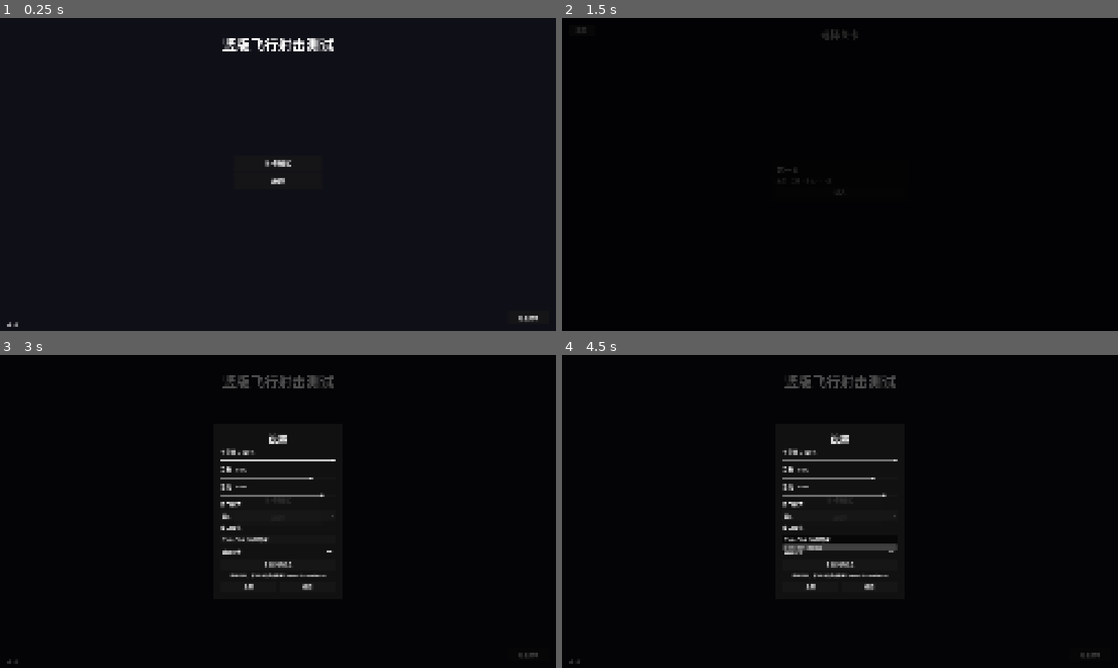
Above: before the commit, frames 1-4 (two rows, left to right).
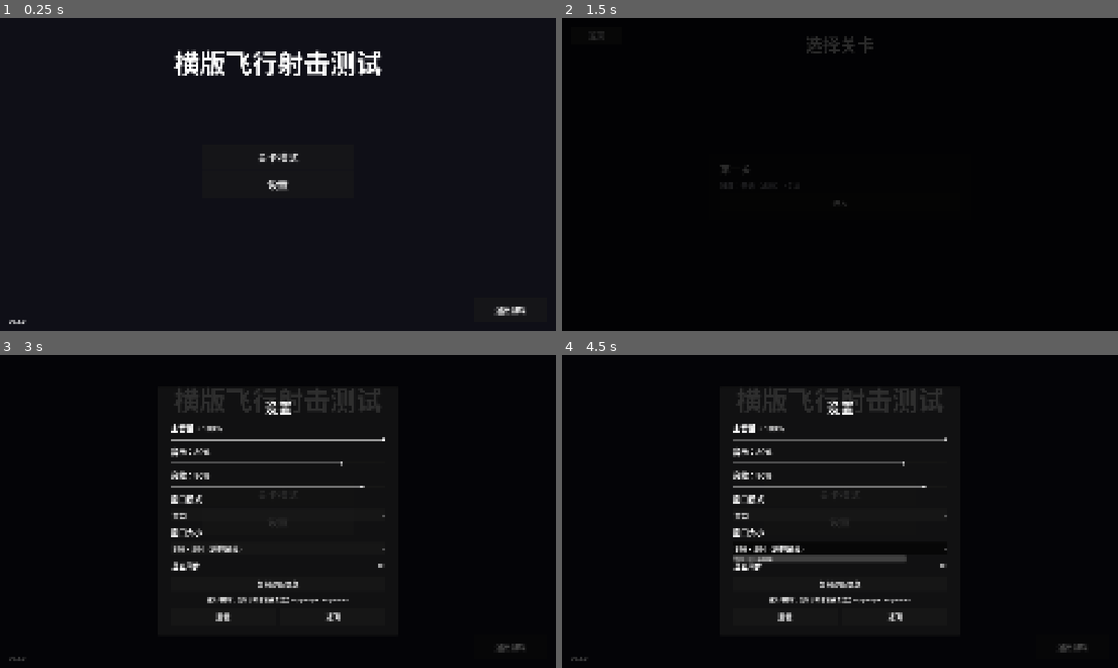
Above: after the commit, the same moments.

Repository: lzh9715/Vertical_Shooter
Game: Godot game, scene res://scenes/ui/MainMenu.tscn
Same seed, same stepped clock (60 frames per second), same inputs: the game is played once before the commit and once after it.
Inputs (mouse positions are in pixels of both pictures, inside the frame that each line leads up to):
- Up to frame 1 (0.25 s): no input
- Up to frame 2 (1.5 s): click "关卡模式" at 0.5 s; click "返回" at 1.25 s
- Up to frame 3 (3 s): move the mouse to (400, 495) at 2.02 s; hold D (move_right) 2.03-2.75 s; click "设置" at 2.75 s
- Up to frame 4 (4.5 s): click "窗口" at 3.5 s; click "896 × 504（适应屏幕）" at 4.25 s

The runs differ from the first frame. In frame 1, 2.9% of the frame differs, in the area x 1-97%, y 6-99%; in frame 2, 0.5%; in frame 3, 5.6%; in frame 4, 6.7%.

Commit message:
feat: 横版 UI 适配与上边缘包抄敌人
- 主菜单、暂停、设置、结算、奖励、事件、关卡选择、HUD、Boss 血条、地图按 2560×1440 重排
- 原本从左侧出场的波次改为从右上边缘向下进入
- 支持 Top_To_Bottom 方向与阵型旋转
- 主菜单标题改为横版测试

Diff:
--- a/data/FormationData.gd
+++ b/data/FormationData.gd
@@ -48,4 +48,5 @@
 	match direction:
 		"Right_To_Left": return PI
 		"Left_To_Right": return 0.0
+		"Top_To_Bottom": return PI * 0.5
 		_: return PI      # 横版默认向左
--- a/data/Test_Queue.tres
+++ b/data/Test_Queue.tres
@@ -11,7 +11,7 @@
 [resource]
 script = ExtResource("2_0qft0")
 enemy_data = ExtResource("1_0qft0")
-anchor = Vector2(-1.2, -0.06)
-direction = "Left_To_Right"
+anchor = Vector2(0.65, -1.2)
+direction = "Top_To_Bottom"
 movement = SubResource("Resource_6act0")
 metadata/_custom_type_script = "uid://b243fk7jdlvh2"
--- a/data/Wave_RewardRush.tres
+++ b/data/Wave_RewardRush.tres
@@ -18,8 +18,8 @@
 repeat = 10
 group_interval = 0.35
 enemy_data = ExtResource("2_m8lrc")
-anchor = Vector2(1.2, 0)
-direction = "Right_To_Left"
+anchor = Vector2(0.65, -1.2)
+direction = "Top_To_Bottom"
 
 [sub_resource type="Resource" id="Resource_e8rjn"]
 script = ExtResource("1_4knwc")
--- a/enemy.gd
+++ b/enemy.gd
@@ -81,6 +81,7 @@
 	match direction:
 		"Right_To_Left": return Vector2.LEFT
 		"Left_To_Right": return Vector2.RIGHT
+		"Top_To_Bottom": return Vector2.DOWN
 		_: return Vector2.LEFT
 
 # ---------- 攻击序列 ----------
--- a/project.godot
+++ b/project.godot
@@ -70,16 +70,17 @@
 2d_physics/layer_2="player_bullet"
 2d_physics/layer_3="enemy"
 
-[physics]
-
-3d/physics_engine="Jolt Physics"
-
 [logging]
 
 file_logging/enable_file_logging=true
 file_logging/max_log_files=5
 
+[physics]
+
+3d/physics_engine="Jolt Physics"
+
 [rendering]
+
 rendering_device/driver.windows="d3d12"
 renderer/rendering_method="gl_compatibility"
 renderer/rendering_method.mobile="gl_compatibility"
--- a/scenes/battle/Battle.tscn
+++ b/scenes/battle/Battle.tscn
@@ -29,25 +29,27 @@
 [node name="CanvasLayer" type="CanvasLayer" parent="." unique_id=968548100]
 
 [node name="Label" type="Label" parent="CanvasLayer" unique_id=209205065]
-offset_left = 1.0
-offset_top = 49.0
-offset_right = 125.0
-offset_bottom = 104.0
-theme_override_font_sizes/font_size = 40
+offset_left = 40.0
+offset_top = 30.0
+offset_right = 640.0
+offset_bottom = 90.0
+theme_override_font_sizes/font_size = 48
 text = "得分：0"
 
 [node name="GoldLabel" type="Label" parent="CanvasLayer" unique_id=481701930]
-offset_right = 40.0
-offset_bottom = 23.0
-theme_override_font_sizes/font_size = 40
+offset_left = 40.0
+offset_top = 110.0
+offset_right = 640.0
+offset_bottom = 170.0
+theme_override_font_sizes/font_size = 48
 text = "金币：0"
 
 [node name="HpLabel" type="Label" parent="CanvasLayer" unique_id=452583444]
-offset_left = 13.0
-offset_top = 1196.0
-offset_right = 185.0
-offset_bottom = 1265.0
-theme_override_font_sizes/font_size = 50
+offset_left = 40.0
+offset_top = 1320.0
+offset_right = 700.0
+offset_bottom = 1380.0
+theme_override_font_sizes/font_size = 48
 text = "HP: 3/3"
 
 [node name="Spawner" type="Node" parent="." unique_id=9712878]
--- a/scenes/map/MapView.gd
+++ b/scenes/map/MapView.gd
@@ -1,14 +1,14 @@
 extends Control
 
 const LEVEL_PATH := "res://data/Level_01.tres"
-const NODE_RADIUS := 22.0
-const MARGIN := Vector2(70, 110)
+const NODE_RADIUS := 48.0
+const MARGIN := Vector2(140, 110)
 
 # 连线样式：二次贝塞尔弧线 + 虚线
 const CURVE_SAMPLES := 20
 const CURVE_BOW := 0.10          # 弯曲程度（相对两点距离）
-const DASH_LENGTH := 9.0
-const GAP_LENGTH := 7.0
+const DASH_LENGTH := 16.0
+const GAP_LENGTH := 12.0
 
 const TYPE_LABEL := {
 	MapNodeData.NodeType.START: "起",
@@ -36,6 +36,7 @@
 func _ready() -> void:
 	get_tree().paused = false
 	AudioManager.play_music(&"map")
+	tooltip_label.add_theme_font_size_override("font_size", 32)
 	if GameFlow.map == null:
 		var level: LevelConfig = load(LEVEL_PATH)
 		GameFlow.start_run(level)
@@ -57,6 +58,7 @@
 		b.position = _screen_pos(n) - Vector2(NODE_RADIUS, NODE_RADIUS)
 		b.disabled = not GameFlow.is_node_available(n)
 		b.add_theme_color_override("font_color", TYPE_COLOR.get(n.type, Color.WHITE))
+		b.add_theme_font_size_override("font_size", 36)
 
 		if GameFlow.cleared.has(n.id):
 			b.modulate = Color(1, 1, 1, 0.35)
@@ -100,7 +102,7 @@
 			if target == null:
 				continue
 			var color := Color(0.95, 0.82, 0.4, 0.95) if GameFlow.cleared.has(n.id) else Color(0.45, 0.47, 0.58, 0.95)
-			_draw_dashed_curve(from, _screen_pos(target), color, 2.5, n.id * 73856093 + nid * 19349663)
+			_draw_dashed_curve(from, _screen_pos(target), color, 5.0, n.id * 73856093 + nid * 19349663)
 
 ## 画一条「轻微弯曲的虚线」：二次贝塞尔 + 沿弧长切出的虚线段
 ## edge_seed 用来决定每条边自己的弯曲方向/幅度/前后偏移，保证重绘时稳定（不会闪烁）
--- a/scenes/ui/BossHealthBar.tscn
+++ b/scenes/ui/BossHealthBar.tscn
@@ -6,17 +6,17 @@
 script = ExtResource("1_v8qyo")
 
 [node name="NameLabel" type="Label" parent="." unique_id=1553365285]
-offset_left = 20.0
-offset_top = 16.0
-offset_right = 82.0
-offset_bottom = 55.0
-theme_override_font_sizes/font_size = 28
+offset_left = 40.0
+offset_top = 24.0
+offset_right = 600.0
+offset_bottom = 84.0
+theme_override_font_sizes/font_size = 40
 text = "boss"
 
 [node name="Bar" type="ProgressBar" parent="." unique_id=909213152]
-offset_left = 20.0
-offset_top = 16.0
-offset_right = 700.0
-offset_bottom = 42.0
+offset_left = 40.0
+offset_top = 96.0
+offset_right = 2520.0
+offset_bottom = 152.0
 value = 100.0
 show_percentage = false
--- a/scenes/ui/ConfirmDialog.tscn
+++ b/scenes/ui/ConfirmDialog.tscn
@@ -30,40 +30,40 @@
 grow_vertical = 2
 
 [node name="Panel" type="PanelContainer" parent="Center"]
-custom_minimum_size = Vector2(520, 0)
+custom_minimum_size = Vector2(900, 0)
 layout_mode = 2
 
 [node name="Margin" type="MarginContainer" parent="Center/Panel"]
 layout_mode = 2
-theme_override_constants/margin_left = 32
-theme_override_constants/margin_top = 28
-theme_override_constants/margin_right = 32
-theme_override_constants/margin_bottom = 28
+theme_override_constants/margin_left = 56
+theme_override_constants/margin_top = 48
+theme_override_constants/margin_right = 56
+theme_override_constants/margin_bottom = 48
 
 [node name="VBox" type="VBoxContainer" parent="Center/Panel/Margin"]
 layout_mode = 2
-theme_override_constants/separation = 28
+theme_override_constants/separation = 36
 
 [node name="Message" type="Label" parent="Center/Panel/Margin/VBox"]
 layout_mode = 2
-theme_override_font_sizes/font_size = 30
+theme_override_font_sizes/font_size = 48
 text = "确定退出游戏吗？"
 horizontal_alignment = 1
 
 [node name="Buttons" type="HBoxContainer" parent="Center/Panel/Margin/VBox"]
 layout_mode = 2
-theme_override_constants/separation = 24
+theme_override_constants/separation = 32
 
 [node name="BtnYes" type="Button" parent="Center/Panel/Margin/VBox/Buttons"]
-custom_minimum_size = Vector2(200, 60)
+custom_minimum_size = Vector2(360, 90)
 layout_mode = 2
 size_flags_horizontal = 3
-theme_override_font_sizes/font_size = 26
+theme_override_font_sizes/font_size = 36
 text = "确认退出"
 
 [node name="BtnNo" type="Button" parent="Center/Panel/Margin/VBox/Buttons"]
-custom_minimum_size = Vector2(200, 60)
+custom_minimum_size = Vector2(360, 90)
 layout_mode = 2
 size_flags_horizontal = 3
-theme_override_font_sizes/font_size = 26
+theme_override_font_sizes/font_size = 36
 text = "取消"
--- a/scenes/ui/EventView.gd
+++ b/scenes/ui/EventView.gd
@@ -39,8 +39,8 @@
 
 	button.text = opt.label if reason == "" else "%s（%s）" % [opt.label, reason]
 	button.disabled = reason != ""
-	button.custom_minimum_size = Vector2(0, 56)
-	button.add_theme_font_size_override("font_size", 24)
+	button.custom_minimum_size = Vector2(0, 90)
+	button.add_theme_font_size_override("font_size", 36)
 	button.pressed.connect(_on_option_pressed.bind(opt))
 	options_box.add_child(button)
 
--- a/scenes/ui/EventView.tscn
+++ b/scenes/ui/EventView.tscn
@@ -28,23 +28,23 @@
 anchor_top = 0.5
 anchor_right = 0.5
 anchor_bottom = 0.5
-offset_left = -300.0
-offset_top = -320.0
-offset_right = 300.0
-offset_bottom = 320.0
+offset_left = -700.0
+offset_top = -600.0
+offset_right = 700.0
+offset_bottom = 600.0
 grow_horizontal = 2
 grow_vertical = 2
-theme_override_constants/separation = 22
+theme_override_constants/separation = 32
 
 [node name="Title" type="Label" parent="VBox"]
 layout_mode = 2
-theme_override_font_sizes/font_size = 48
+theme_override_font_sizes/font_size = 80
 text = "事件"
 horizontal_alignment = 1
 
 [node name="Body" type="Label" parent="VBox"]
 layout_mode = 2
-theme_override_font_sizes/font_size = 26
+theme_override_font_sizes/font_size = 40
 text = ""
 autowrap_mode = 2
 horizontal_alignment = 1
@@ -52,17 +52,17 @@
 
 [node name="Options" type="VBoxContainer" parent="VBox"]
 layout_mode = 2
-theme_override_constants/separation = 14
+theme_override_constants/separation = 20
 
 [node name="Result" type="Label" parent="VBox"]
 layout_mode = 2
-theme_override_font_sizes/font_size = 26
+theme_override_font_sizes/font_size = 40
 text = ""
 autowrap_mode = 2
 horizontal_alignment = 1
 
 [node name="Continue" type="Button" parent="VBox"]
-custom_minimum_size = Vector2(0, 64)
+custom_minimum_size = Vector2(0, 90)
 layout_mode = 2
-theme_override_font_sizes/font_size = 28
+theme_override_font_sizes/font_size = 40
 text = "继续"
--- a/scenes/ui/LevelSelect.gd
+++ b/scenes/ui/LevelSelect.gd
@@ -23,34 +23,34 @@
 
 func _add_card(level: LevelConfig) -> void:
 	var panel := PanelContainer.new()
-	panel.custom_minimum_size = Vector2(640, 0)
+	panel.custom_minimum_size = Vector2(1200, 0)
 
 	var margin := MarginContainer.new()
-	margin.add_theme_constant_override("margin_left", 28)
-	margin.add_theme_constant_override("margin_top", 22)
-	margin.add_theme_constant_override("margin_right", 28)
-	margin.add_theme_constant_override("margin_bottom", 22)
+	margin.add_theme_constant_override("margin_left", 48)
+	margin.add_theme_constant_override("margin_top", 36)
+	margin.add_theme_constant_override("margin_right", 48)
+	margin.add_theme_constant_override("margin_bottom", 36)
 	panel.add_child(margin)
 
 	var box := VBoxContainer.new()
-	box.add_theme_constant_override("separation", 10)
+	box.add_theme_constant_override("separation", 18)
 	margin.add_child(box)
 
 	var title := Label.new()
 	title.text = level.display_name
-	title.add_theme_font_size_override("font_size", 34)
+	title.add_theme_font_size_override("font_size", 48)
 	box.add_child(title)
 
 	var info := Label.new()
 	info.text = "难度：普通（占位） · %d 层" % level.middle_layers
-	info.add_theme_font_size_override("font_size", 22)
+	info.add_theme_font_size_override("font_size", 32)
 	info.modulate = Color(0.75, 0.75, 0.8)
 	box.add_child(info)
 
 	var enter := Button.new()
 	enter.text = "进入"
-	enter.custom_minimum_size = Vector2(0, 52)
-	enter.add_theme_font_size_override("font_size", 26)
+	enter.custom_minimum_size = Vector2(0, 80)
+	enter.add_theme_font_size_override("font_size", 36)
 	enter.pressed.connect(_on_enter.bind(level))
 	box.add_child(enter)
 
--- a/scenes/ui/LevelSelect.tscn
+++ b/scenes/ui/LevelSelect.tscn
@@ -25,24 +25,24 @@
 color = Color(0.0588235, 0.0588235, 0.0901961, 1)
 
 [node name="BtnBack" type="Button" parent="."]
-custom_minimum_size = Vector2(120, 50)
+custom_minimum_size = Vector2(240, 80)
 layout_mode = 1
 anchors_preset = 0
-offset_left = 30.0
-offset_top = 30.0
-offset_right = 150.0
-offset_bottom = 80.0
-theme_override_font_sizes/font_size = 24
+offset_left = 40.0
+offset_top = 40.0
+offset_right = 280.0
+offset_bottom = 120.0
+theme_override_font_sizes/font_size = 36
 text = "返回"
 
 [node name="Title" type="Label" parent="."]
 layout_mode = 1
 anchors_preset = 10
 anchor_right = 1.0
-offset_top = 40.0
-offset_bottom = 100.0
+offset_top = 60.0
+offset_bottom = 160.0
 grow_horizontal = 2
-theme_override_font_sizes/font_size = 44
+theme_override_font_sizes/font_size = 80
 text = "选择关卡"
 horizontal_alignment = 1
 vertical_alignment = 1
@@ -52,8 +52,8 @@
 anchors_preset = 15
 anchor_right = 1.0
 anchor_bottom = 1.0
-offset_top = 90.0
-offset_bottom = -30.0
+offset_top = 150.0
+offset_bottom = -40.0
 grow_horizontal = 2
 grow_vertical = 2
 
--- a/scenes/ui/MainMenu.tscn
+++ b/scenes/ui/MainMenu.tscn
@@ -27,11 +27,11 @@
 layout_mode = 1
 anchors_preset = 10
 anchor_right = 1.0
-offset_top = 70.0
-offset_bottom = 170.0
+offset_top = 110.0
+offset_bottom = 290.0
 grow_horizontal = 2
-theme_override_font_sizes/font_size = 64
-text = "竖版飞行射击测试"
+theme_override_font_sizes/font_size = 120
+text = "横版飞行射击测试"
 horizontal_alignment = 1
 vertical_alignment = 1
 
@@ -42,24 +42,24 @@
 anchor_top = 0.5
 anchor_right = 0.5
 anchor_bottom = 0.5
-offset_left = -200.0
-offset_top = -90.0
-offset_right = 200.0
-offset_bottom = 90.0
+offset_left = -350.0
+offset_top = -140.0
+offset_right = 350.0
+offset_bottom = 140.0
 grow_horizontal = 2
 grow_vertical = 2
 offset_transform_enabled = true
 
 [node name="BtnLevel" type="Button" parent="Menu" unique_id=1408014908]
-custom_minimum_size = Vector2(400, 76)
+custom_minimum_size = Vector2(700, 120)
 layout_mode = 2
-theme_override_font_sizes/font_size = 32
+theme_override_font_sizes/font_size = 48
 text = "关卡模式"
 
 [node name="BtnSettings" type="Button" parent="Menu" unique_id=888013346]
-custom_minimum_size = Vector2(400, 76)
+custom_minimum_size = Vector2(700, 120)
 layout_mode = 2
-theme_override_font_sizes/font_size = 32
+theme_override_font_sizes/font_size = 48
 text = "设置"
 
 [node name="BtnExit" type="Button" parent="." unique_id=540763561]
@@ -69,13 +69,13 @@
 anchor_top = 1.0
 anchor_right = 1.0
 anchor_bottom = 1.0
-offset_left = -220.0
-offset_top = -90.0
-offset_right = -30.0
-offset_bottom = -30.0
+offset_left = -380.0
+offset_top = -150.0
+offset_right = -40.0
+offset_bottom = -40.0
 grow_horizontal = 0
 grow_vertical = 0
-theme_override_font_sizes/font_size = 24
+theme_override_font_sizes/font_size = 36
 text = "退出游戏"
 
 [node name="VersionLabel" type="Label" parent="."]
@@ -83,12 +83,12 @@
 anchors_preset = 2
 anchor_top = 1.0
 anchor_bottom = 1.0
-offset_left = 30.0
-offset_top = -44.0
-offset_right = 330.0
-offset_bottom = -14.0
+offset_left = 40.0
+offset_top = -64.0
+offset_right = 500.0
+offset_bottom = -20.0
 grow_vertical = 0
-theme_override_font_sizes/font_size = 18
+theme_override_font_sizes/font_size = 28
 text = "v0.1.0"
 
 [node name="ConfirmDialog" parent="." unique_id=2140270014 instance=ExtResource("2_dialog")]
--- a/scenes/ui/PauseMenu.tscn
+++ b/scenes/ui/PauseMenu.tscn
@@ -28,48 +28,48 @@
 grow_vertical = 2
 
 [node name="Panel" type="PanelContainer" parent="Center"]
-custom_minimum_size = Vector2(420, 0)
+custom_minimum_size = Vector2(800, 0)
 layout_mode = 2
 
 [node name="Margin" type="MarginContainer" parent="Center/Panel"]
 layout_mode = 2
-theme_override_constants/margin_left = 36
-theme_override_constants/margin_top = 30
-theme_override_constants/margin_right = 36
-theme_override_constants/margin_bottom = 30
+theme_override_constants/margin_left = 56
+theme_override_constants/margin_top = 48
+theme_override_constants/margin_right = 56
+theme_override_constants/margin_bottom = 48
 
 [node name="VBox" type="VBoxContainer" parent="Center/Panel/Margin"]
 layout_mode = 2
-theme_override_constants/separation = 18
+theme_override_constants/separation = 24
 
 [node name="Title" type="Label" parent="Center/Panel/Margin/VBox"]
 layout_mode = 2
-theme_override_font_sizes/font_size = 40
+theme_override_font_sizes/font_size = 64
 text = "已暂停"
 horizontal_alignment = 1
 
 [node name="BtnResume" type="Button" parent="Center/Panel/Margin/VBox"]
-custom_minimum_size = Vector2(320, 60)
+custom_minimum_size = Vector2(620, 90)
 layout_mode = 2
-theme_override_font_sizes/font_size = 26
+theme_override_font_sizes/font_size = 40
 text = "继续游戏"
 
 [node name="BtnSettings" type="Button" parent="Center/Panel/Margin/VBox"]
-custom_minimum_size = Vector2(320, 60)
+custom_minimum_size = Vector2(620, 90)
 layout_mode = 2
-theme_override_font_sizes/font_size = 26
+theme_override_font_sizes/font_size = 40
 text = "设置"
 
 [node name="BtnMenu" type="Button" parent="Center/Panel/Margin/VBox"]
-custom_minimum_size = Vector2(320, 60)
+custom_minimum_size = Vector2(620, 90)
 layout_mode = 2
-theme_override_font_sizes/font_size = 26
+theme_override_font_sizes/font_size = 40
 text = "返回主菜单"
 
 [node name="BtnQuit" type="Button" parent="Center/Panel/Margin/VBox"]
-custom_minimum_size = Vector2(320, 60)
+custom_minimum_size = Vector2(620, 90)
 layout_mode = 2
-theme_override_font_sizes/font_size = 26
+theme_override_font_sizes/font_size = 40
 text = "退出游戏"
 
 [node name="ConfirmDialog" parent="." instance=ExtResource("2_dialog")]
--- a/scenes/ui/ResultScreen.tscn
+++ b/scenes/ui/ResultScreen.tscn
@@ -28,35 +28,35 @@
 anchor_top = 0.5
 anchor_right = 0.5
 anchor_bottom = 0.5
-offset_left = -260.0
-offset_top = -200.0
-offset_right = 260.0
-offset_bottom = 200.0
+offset_left = -500.0
+offset_top = -400.0
+offset_right = 500.0
+offset_bottom = 400.0
 grow_horizontal = 2
 grow_vertical = 2
-theme_override_constants/separation = 26
+theme_override_constants/separation = 36
 
 [node name="Title" type="Label" parent="VBox"]
 layout_mode = 2
-theme_override_font_sizes/font_size = 64
+theme_override_font_sizes/font_size = 100
 text = "胜利"
 horizontal_alignment = 1
 
 [node name="Stats" type="Label" parent="VBox"]
 layout_mode = 2
-theme_override_font_sizes/font_size = 28
+theme_override_font_sizes/font_size = 48
 text = "得分：0
 金币：0"
 horizontal_alignment = 1
 
 [node name="BtnRestart" type="Button" parent="VBox"]
-custom_minimum_size = Vector2(0, 66)
+custom_minimum_size = Vector2(0, 100)
 layout_mode = 2
-theme_override_font_sizes/font_size = 28
+theme_override_font_sizes/font_size = 40
 text = "再来一局"
 
 [node name="BtnQuit" type="Button" parent="VBox"]
-custom_minimum_size = Vector2(0, 66)
+custom_minimum_size = Vector2(0, 100)
 layout_mode = 2
-theme_override_font_sizes/font_size = 28
+theme_override_font_sizes/font_size = 40
 text = "返回主菜单"
--- a/scenes/ui/RewardView.tscn
+++ b/scenes/ui/RewardView.tscn
@@ -28,28 +28,28 @@
 anchor_top = 0.5
 anchor_right = 0.5
 anchor_bottom = 0.5
-offset_left = -240.0
-offset_top = -170.0
-offset_right = 240.0
-offset_bottom = 170.0
+offset_left = -500.0
+offset_top = -350.0
+offset_right = 500.0
+offset_bottom = 350.0
 grow_horizontal = 2
 grow_vertical = 2
-theme_override_constants/separation = 26
+theme_override_constants/separation = 36
 
 [node name="Title" type="Label" parent="VBox"]
 layout_mode = 2
-theme_override_font_sizes/font_size = 52
+theme_override_font_sizes/font_size = 80
 text = "获得奖励"
 horizontal_alignment = 1
 
 [node name="Desc" type="Label" parent="VBox"]
 layout_mode = 2
-theme_override_font_sizes/font_size = 30
+theme_override_font_sizes/font_size = 48
 text = "金币 +150"
 horizontal_alignment = 1
 
 [node name="BtnClaim" type="Button" parent="VBox"]
-custom_minimum_size = Vector2(0, 68)
+custom_minimum_size = Vector2(0, 100)
 layout_mode = 2
-theme_override_font_sizes/font_size = 30
+theme_override_font_sizes/font_size = 40
 text = "领取"
--- a/scenes/ui/SettingsPanel.tscn
+++ b/scenes/ui/SettingsPanel.tscn
@@ -24,30 +24,30 @@
 grow_vertical = 2
 
 [node name="Panel" type="PanelContainer" parent="Center" unique_id=1548748372]
-custom_minimum_size = Vector2(600, 0)
+custom_minimum_size = Vector2(1100, 0)
 layout_mode = 2
 
 [node name="Margin" type="MarginContainer" parent="Center/Panel" unique_id=708001292]
 layout_mode = 2
-theme_override_constants/margin_left = 36
-theme_override_constants/margin_top = 30
-theme_override_constants/margin_right = 36
-theme_override_constants/margin_bottom = 30
+theme_override_constants/margin_left = 56
+theme_override_constants/margin_top = 48
+theme_override_constants/margin_right = 56
+theme_override_constants/margin_bottom = 48
 
 [node name="VBox" type="VBoxContainer" parent="Center/Panel/Margin" unique_id=2057776908]
 layout_mode = 2
-theme_override_constants/separation = 14
+theme_override_constants/separation = 20
 
 [node name="Title" type="Label" parent="Center/Panel/Margin/VBox" unique_id=167989375]
 layout_mode = 2
-theme_override_font_sizes/font_size = 44
+theme_override_font_sizes/font_size = 64
 text = "设置"
 horizontal_alignment = 1
 vertical_alignment = 1
 
 [node name="MasterLabel" type="Label" parent="Center/Panel/Margin/VBox" unique_id=375805075]
 layout_mode = 2
-theme_override_font_sizes/font_size = 24
+theme_override_font_sizes/font_size = 36
 
 [node name="MasterSlider" type="HSlider" parent="Center/Panel/Margin/VBox" unique_id=1142675939]
 layout_mode = 2
@@ -55,7 +55,7 @@
 
 [node name="MusicLabel" type="Label" parent="Center/Panel/Margin/VBox" unique_id=264721624]
 layout_mode = 2
-theme_override_font_sizes/font_size = 24
+theme_override_font_sizes/font_size = 36
 
 [node name="MusicSlider" type="HSlider" parent="Center/Panel/Margin/VBox" unique_id=96347000]
 layout_mode = 2
@@ -63,7 +63,7 @@
 
 [node name="SfxLabel" type="Label" parent="Center/Panel/Margin/VBox" unique_id=1267441822]
 layout_mode = 2
-theme_override_font_sizes/font_size = 24
+theme_override_font_sizes/font_size = 36
 
 [node name="SfxSlider" type="HSlider" parent="Center/Panel/Margin/VBox" unique_id=357067753]
 layout_mode = 2
@@ -71,55 +71,55 @@
 
 [node name="WindowLabel" type="Label" parent="Center/Panel/Margin/VBox" unique_id=611031373]
 layout_mode = 2
-theme_override_font_sizes/font_size = 24
+theme_override_font_sizes/font_size = 36
 text = "窗口模式"
 
 [node name="WindowModeOption" type="OptionButton" parent="Center/Panel/Margin/VBox" unique_id=611031374]
-custom_minimum_size = Vector2(0, 44)
+custom_minimum_size = Vector2(0, 60)
 layout_mode = 2
-theme_override_font_sizes/font_size = 22
+theme_override_font_sizes/font_size = 32
 
 [node name="ResolutionLabel" type="Label" parent="Center/Panel/Margin/VBox" unique_id=611031375]
 layout_mode = 2
-theme_override_font_sizes/font_size = 24
-text = "分辨率"
+theme_override_font_sizes/font_size = 36
+text = "窗口大小"
 
 [node name="ResolutionOption" type="OptionButton" parent="Center/Panel/Margin/VBox" unique_id=611031376]
-custom_minimum_size = Vector2(0, 44)
+custom_minimum_size = Vector2(0, 60)
 layout_mode = 2
-theme_override_font_sizes/font_size = 22
+theme_override_font_sizes/font_size = 32
 
 [node name="VsyncCheck" type="CheckButton" parent="Center/Panel/Margin/VBox" unique_id=611031377]
 layout_mode = 2
-theme_override_font_sizes/font_size = 22
+theme_override_font_sizes/font_size = 32
 text = "垂直同步"
 
 [node name="DiagButton" type="Button" parent="Center/Panel/Margin/VBox" unique_id=611031382]
-custom_minimum_size = Vector2(0, 48)
+custom_minimum_size = Vector2(0, 70)
 layout_mode = 2
-theme_override_font_sizes/font_size = 22
+theme_override_font_sizes/font_size = 32
 text = "复制诊断信息"
 
 [node name="DiagLabel" type="Label" parent="Center/Panel/Margin/VBox" unique_id=611031383]
 layout_mode = 2
-theme_override_font_sizes/font_size = 16
+theme_override_font_sizes/font_size = 24
 autowrap_mode = 2
 horizontal_alignment = 1
 
 [node name="Buttons" type="HBoxContainer" parent="Center/Panel/Margin/VBox" unique_id=557897680]
 layout_mode = 2
-theme_override_constants/separation = 16
+theme_override_constants/separation = 24
 
 [node name="BtnReset" type="Button" parent="Center/Panel/Margin/VBox/Buttons" unique_id=471448554]
-custom_minimum_size = Vector2(0, 52)
+custom_minimum_size = Vector2(0, 80)
 layout_mode = 2
 size_flags_horizontal = 3
-theme_override_font_sizes/font_size = 22
+theme_override_font_sizes/font_size = 32
 text = "重置"
 
 [node name="BtnBack" type="Button" parent="Center/Panel/Margin/VBox/Buttons" unique_id=1500409777]
-custom_minimum_size = Vector2(0, 52)
+custom_minimum_size = Vector2(0, 80)
 layout_mode = 2
 size_flags_horizontal = 3
-theme_override_font_sizes/font_size = 22
+theme_override_font_sizes/font_size = 32
 text = "返回"
--- a/scripts/DamageNumbers.gd
+++ b/scripts/DamageNumbers.gd
@@ -16,7 +16,7 @@
 
 	var label := Label.new()
 	label.text = str(amount)
-	label.add_theme_font_size_override("font_size", 22)
+	label.add_theme_font_size_override("font_size", 36)
 	label.add_theme_color_override("font_color", color)
 	label.mouse_filter = Control.MOUSE_FILTER_IGNORE
 	label.z_index = 100
